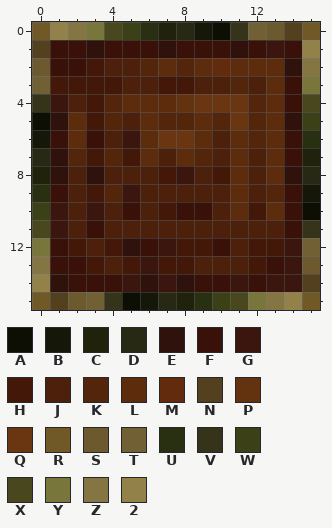
Pixel-art sprite -- default/default_jungletree_top.png. The picture above is the old version.
The file is 16x16 pixels. Colours within 5 levels of each other are drawn and written as one.
Palette (. is transparent): A #0d0f05  B #151708  C #20220c  D #282914  E #30120c  F #3a1108  G #3b160e  H #431809  J #4c200a  K #53260b  L #5c2c0c  M #632b0d  N #53401e  P #63330f  Q #693611  R #705827  S #6c592d  T #706033  U #292f11  V #35331a  W #3b4017  X #48471e  Y #79763b  Z #847542  2 #928249
Pixels before, first column x 0:
 0 R2ZYXWUCDBAVTSNR
 1 NFFEFFFEFFFEFGF2
 2 SFFHJJKLKLMLLLEZ
 3 THHHHJJHHJJKJLFY
 4 VGJHKLLLPQQQKLFX
 5 AELHKJLKKLKQKLEW
 6 BFLFJGLQQLJLKLFU
 7 DEKHKHLJLKJLJLFC
 8 CEJEJJJHGJHLJLED
 9 UFJHKGJJJJJLJKFB
10 WGJGJFJHFFJLHLFA
11 XGJFJJJJJJJJJJFV
12 YFHJHEFGHHFJHHGT
13 ZFFHJHGHHJJJHFGS
14 2EFFFGEGEFFGFGGN
15 RNSTVABDCUWXYZ2R
The same view after the edit:
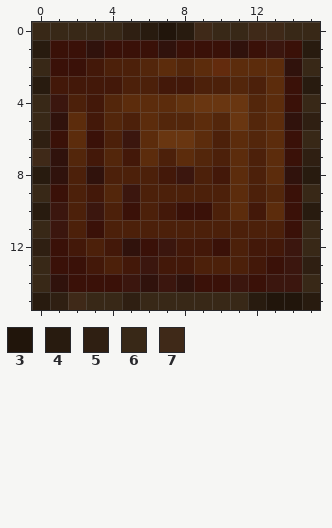
Colours new in this view: 3 #21150b  4 #281b0f  5 #2f1f12  6 #382817  7 #3f2918
The exact change:
The edit turns colour 2 into colour 3 in row 15 at x 14.
The edit turns colour C into colour 3 in row 0 at x 7.
The edit turns colour Z into colour 3 in row 15 at x 13.
The edit turns colour 2 into colour 4 in row 1 at x 15.
The edit turns colour A into colour 4 in row 10 at x 15.
The edit turns colour C into colour 4 in row 8 at x 0.
The edit turns colour D into colour 4 in row 0 at x 8; in row 8 at x 15.
The edit turns colour N into colour 4 in row 1 at x 0.
The edit turns colour R into colour 4 in row 15 at x 0 and 15.
The edit turns colour T into colour 4 in row 3 at x 0.
The edit turns colour U into colour 4 in row 0 at x 6.
The edit turns colour W into colour 4 in row 10 at x 0.
The edit turns colour Y into colour 4 in row 3 at x 15; in row 15 at x 12.
The edit turns colour A into colour 5 in row 15 at x 5.
The edit turns colour B into colour 5 in row 6 at x 0.
The edit turns colour C into colour 5 in row 7 at x 15.
The edit turns colour N into colour 5 in row 15 at x 1.
The edit turns colour S into colour 5 in row 13 at x 15.
The edit turns colour W into colour 5 in row 0 at x 5; in row 5 at x 15.
The edit turns colour Y into colour 5 in row 12 at x 0.
The edit turns colour 2 into colour 6 in row 0 at x 1; in row 14 at x 0.
The edit turns colour A into colour 6 in row 0 at x 10; in row 5 at x 0.
The edit turns colour B into colour 6 in row 9 at x 15; in row 15 at x 6.
The edit turns colour C into colour 6 in row 15 at x 8.
The edit turns colour D into colour 6 in row 15 at x 7.
The edit turns colour N into colour 6 in row 0 at x 14; in row 14 at x 15.
The edit turns colour R into colour 6 in row 0 at x 0 and 15.
The edit turns colour S into colour 6 in row 2 at x 0.
The edit turns colour T into colour 6 in row 12 at x 15; in row 15 at x 3.
The edit turns colour U into colour 6 in row 6 at x 15; in row 9 at x 0; in row 15 at x 9.
The edit turns colour V into colour 6 in row 0 at x 11; in row 4 at x 0; in row 11 at x 15; in row 15 at x 4.
The edit turns colour W into colour 6 in row 15 at x 10.
The edit turns colour X into colour 6 in row 0 at x 4; in row 4 at x 15; in row 11 at x 0; in row 15 at x 11.
The edit turns colour Y into colour 6 in row 0 at x 3.
The edit turns colour Z into colour 6 in row 0 at x 2; in row 2 at x 15; in row 13 at x 0.
The edit turns colour B into colour 7 in row 0 at x 9.
The edit turns colour D into colour 7 in row 7 at x 0.
The edit turns colour S into colour 7 in row 0 at x 13; in row 15 at x 2.
The edit turns colour T into colour 7 in row 0 at x 12.
